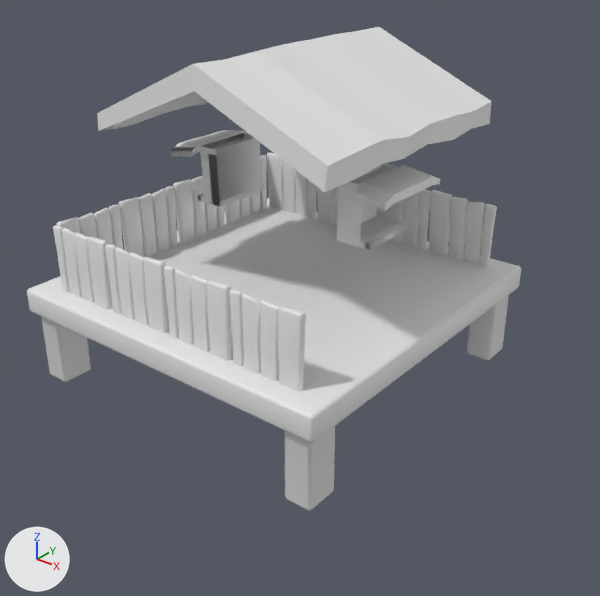
A saved change to the FBX model DOFF/Assets/Sprites/Player/Player/KUBO2.fbx.
Rendered twice from a 50 mm camera at (11.07, -13.16, 10.14) aimed at (1.28, -0.92, 2.55). Lighting does not change. The marker at lower left points along +X, +Y and +Z. Where no turn or scale is listed for an object, it has been applied to the vertices.

In view in the first picture: 'Plane', 'Plane.003', 'Window', 'bakod', 'bakod2', 'bakod3'.
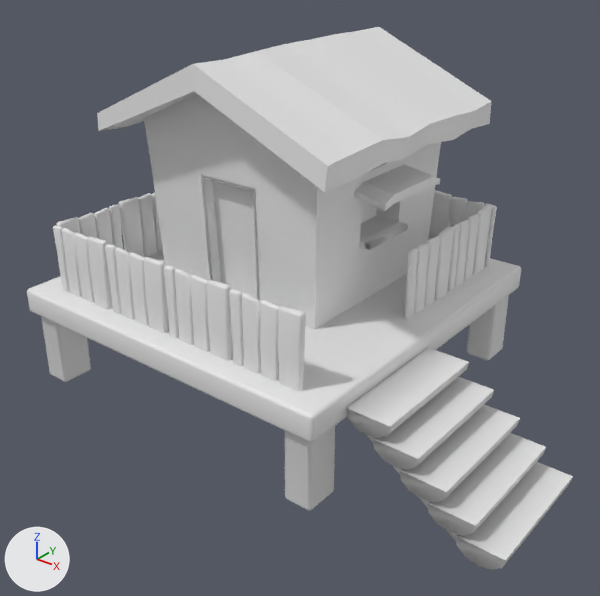
Boxes (x1, y1, x2, y2) around the edits, measured in the pictures (600 x 596 px):
'Cube', added
    after: (144, 94, 441, 329)
'Cylinder', added
    after: (346, 348, 573, 570)
'bakod4', added
    after: (404, 205, 492, 319)
'Cylinder.001', added
    after: (367, 435, 457, 541)
'Window', unchanged, covered by the edit
    before: (170, 130, 440, 250)
    after: (355, 165, 440, 250)
'bakod3', unchanged, covered by the edit
    before: (267, 152, 497, 267)
    after: (429, 190, 497, 267)

The change, as a list of edits to the scene's bpy script:
```text
Add mat_material_006:
    mat_material_006 = principled_material('Material.006')
    mat_material_006.base_color = (0.8, 0.8, 0.8)  # white #e7e7e7
    mat_material_006.roughness = 1.0
Add mat_material_008:
    mat_material_008 = principled_material('Material.008')
    mat_material_008.base_color = (0.8, 0.8, 0.8)  # white #e7e7e7
Add mat_material_007:
    mat_material_007 = principled_material('Material.007')
    mat_material_007.base_color = (0.8, 0.8, 0.8)  # white #e7e7e7
Add mat_material_005:
    mat_material_005 = principled_material('Material.005')
    mat_material_005.base_color = (0.8, 0.8, 0.8)  # white #e7e7e7
Add me_cylinder_002:
    me_cylinder_002.from_pydata(...)  # 80 vertices, 45 faces; spans x -0.46..2.76, y -1.39..1.39, z -1.93..0.05
    me_cylinder_002.materials.append(mat_material_006)  # its picture is missing
Add me_cube_008_1:
    me_cube_008_1.from_pydata(...)  # 271 vertices, 233 faces; spans x -2.3..2.3, y -2.27..2.27, z -2.0..2.59
    me_cube_008_1.materials.append(mat_material_008)  # its picture is missing
Add me_cylinder_003:
    me_cylinder_003.from_pydata(...)  # 44 vertices, 26 faces; spans x -1.45..1.45, y -0.24..1.96, z -1.13..1.13
    me_cylinder_003.materials.append(mat_material_007)  # its picture is missing
Add me_cube_013:
    me_cube_013.from_pydata(...)  # 840 vertices, 844 faces; spans x -0.65..-0.48, y -0.78..2.59, z -1.56..0.04
    me_cube_013.materials.append(mat_material_005)  # its picture is missing
Add ob_cylinder:
    ob_cylinder = bpy.data.objects.new('Cylinder', me_cylinder_002)
    ob_cylinder.location = (4.49, -1.68, 2.01)
Add ob_cube:
    ob_cube = bpy.data.objects.new('Cube', me_cube_008_1)
    ob_cube.location = (0.0, 0.59, 4.35)
Add ob_cylinder_001:
    ob_cylinder_001 = bpy.data.objects.new('Cylinder.001', me_cylinder_003)
    ob_cylinder_001.location = (5.19, -2.5, 0.87)
Add ob_bakod4:
    ob_bakod4 = bpy.data.objects.new('bakod4', me_cube_013)
    ob_bakod4.location = (3.87, 0.76, 3.83)
```
